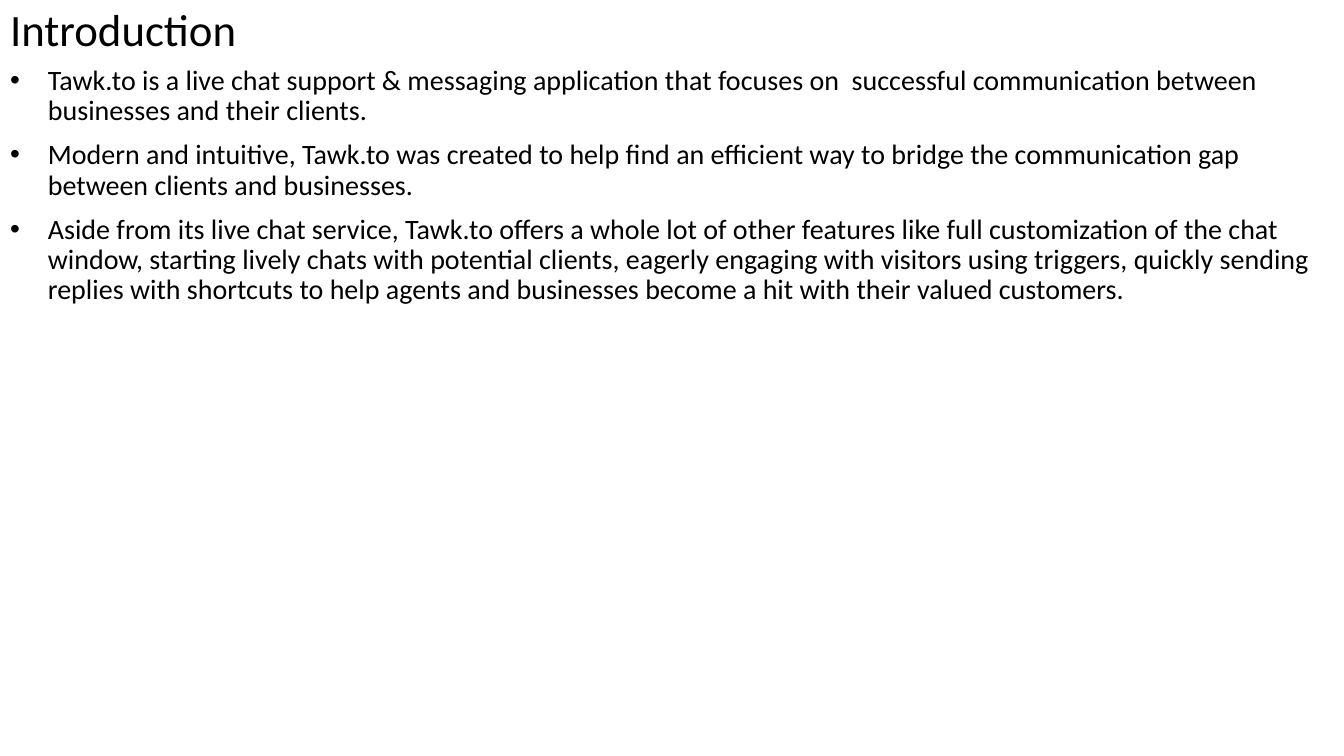
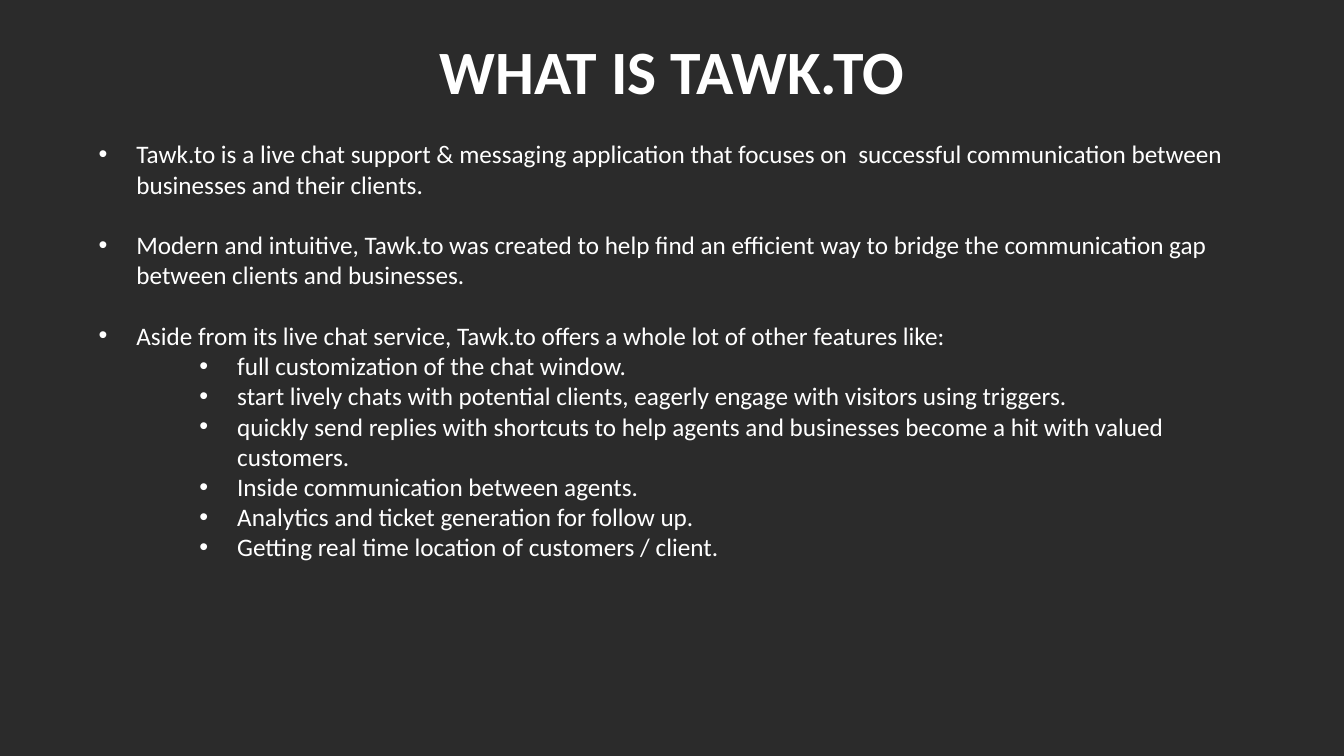
Before and after one commit to peterchege/platform, a slide deck: slide 2 of Tawt to documentation report.pptx (slide 1 before the commit). Drawn at 1344x756 pixels with LibreOffice and Linux fonts; fonts in the diff are those of the drawing; background and template pictures are left out; a plain dark background stands for a picture behind light text. Boxes give left, top, right and bottom in pixels: in the first picture for what was removed or moved away, otherwise in the second. Text is boxed around its words. In the diff, an @@ line names an element or a change of style, - is before the commit and + after.

```diff
--- a/Tawt to documentation report.pptx
+++ b/Tawt to documentation report.pptx
@@ background #FFFFFF to picture (left out) @@
@@ title removed at [10, 15, 236, 47] @@
-Introduction
@@ title added at [440, 53, 904, 95], 44 pt, text #FFFFFF, bold @@
+WHAT IS TAWK.TO
@@ text "Tawk.to is a live chat ...": place and size @@
-text "Tawk.to is a live chat ..." at [48, 70, 1309, 304]
+text "Tawk.to is a live chat ..." at [136, 145, 1222, 561]
@@ text at [136, 145, 1222, 284]: size 20 to 18 pt, text colour #000000 to #FFFFFF in "Tawk.to is a live chat support & ...", "Modern and intuitive, Tawk.to was created to ..."; line spacing 0.9 to 1; less space between paragraphs @@
@@ text at [136, 327, 1163, 561]: text changed; size 20 to 18 pt; text colour #000000 to #FFFFFF @@
-• Aside from its live chat service, Tawk.to offers a whole lot of other features like full customization of the chat window, starting lively chats with potential clients, eagerly engaging with visitors using triggers, quickly sending replies with shortcuts to help agents and businesses become a hit with their valued customers.
+• Aside from its live chat service, Tawk.to offers a whole lot of other features like:
+    • full customization of the chat window.
+    • start lively chats with potential clients, eagerly engage with visitors using triggers.
+    • quickly send replies with shortcuts to help agents and businesses become a hit with valued customers.
+    • Inside communication between agents.
+    • Analytics and ticket generation for follow up.
+    • Getting real time location of customers / client.
```
Also in this commit, not shown: 2 other slides changed, 3 slides added.
